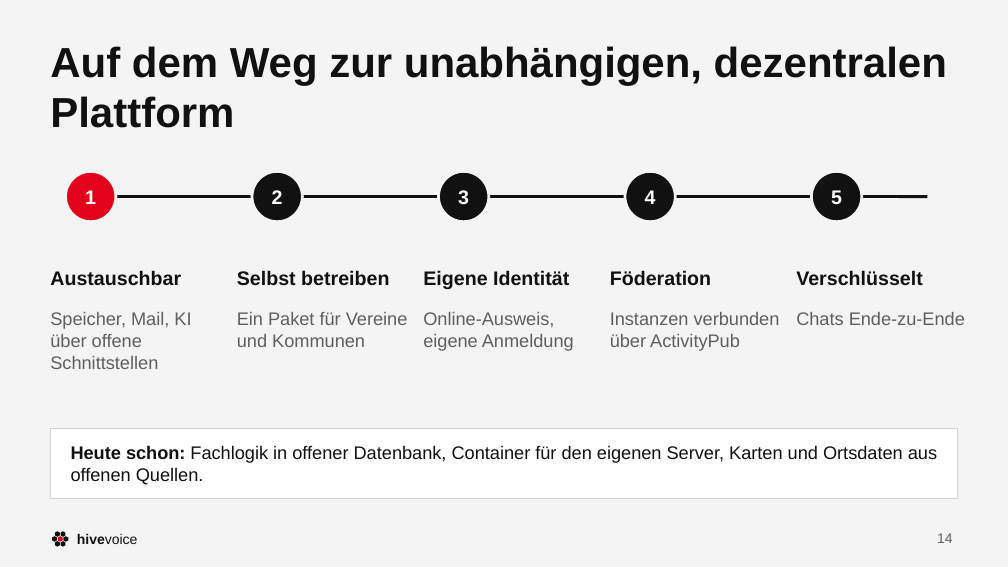
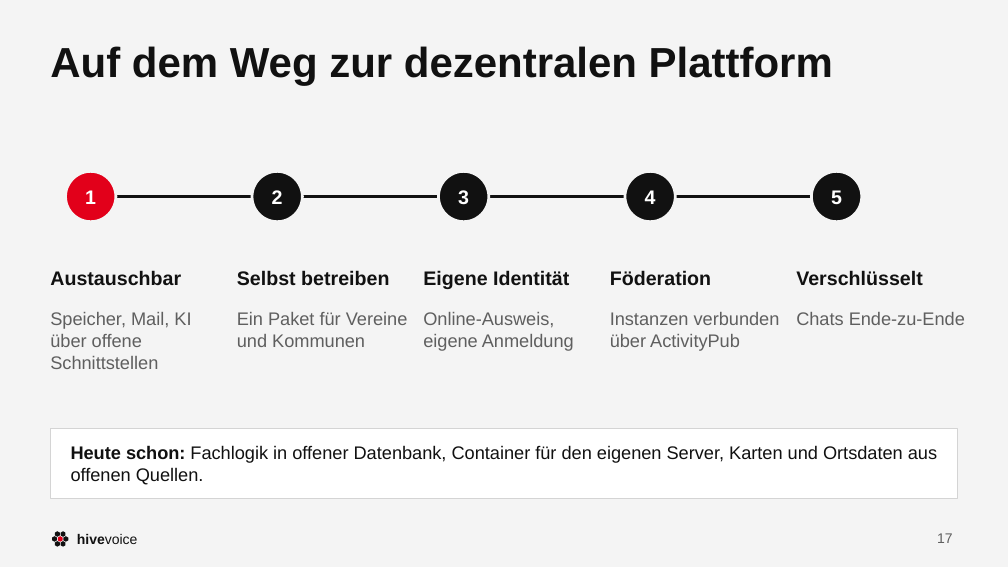
Before and after one commit to dafiiit/HiveVoice, a slide deck: slide 17 of docs/werbung/HiveVoice.pptx (slide 14 before the commit). Drawn at 1008x567 pixels with LibreOffice and Linux fonts; fonts in the diff are those of the drawing. Boxes give left, top, right and bottom in pixels: in the first picture for what was removed or moved away, otherwise in the second. Text is boxed around its words. In the diff, an @@ line names an element or a change of style, - is before the commit and + after.

```diff
--- a/docs/werbung/HiveVoice.pptx
+++ b/docs/werbung/HiveVoice.pptx
@@ title at [50,46,833,85]: text changed @@
-Auf dem Weg zur unabhängigen, dezentralen Plattform
+Auf dem Weg zur dezentralen Plattform
@@ line moved from (81, 197) - (927, 197) to (91, 197) - (837, 197) @@
@@ page number at [937,533,953,543]: text changed @@
-14
+17
```
Also in this commit, not shown: 4 other slides changed, 10 slides added, 7 slides removed, 9 other files.
